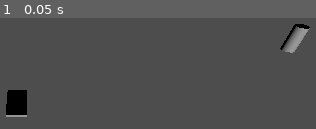
Above: before the commit, frame 1.
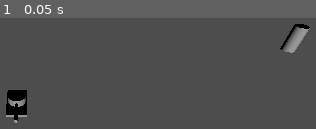
Above: after the commit, the same moment.

Repository: abody2k/field-combat-3D
Game: Godot game, scene res://testing.tscn
Same seed, same stepped clock (60 frames per second), same inputs: the game is played once before the commit and once after it. This scene is started directly instead of the project's main scene.
Inputs:
- Up to frame 1 (0.05 s): no input

The runs differ from the first frame. In frame 1, 0.3% of the frame differs, in the area x 2-9%, y 71-95%.

Commit message:
made tank rotate its cannon smoothly

Diff:
--- a/he.tscn
+++ /dev/null
@@ -1,3 +0,0 @@
-[gd_scene format=3 uid="uid://wbbuk7lyxbk5"]
-
-[node name="Node3D" type="Node3D"]
--- a/scenes/main.tscn
+++ b/scenes/main.tscn
@@ -28,28 +28,23 @@
 
 [node name="Solider" parent="." instance=ExtResource("2_nib8e")]
 transform = Transform3D(1, 0, 0, 0, 1, 0, 0, 0, 1, 50, 0, 0)
-forwardDirection = null
 speed = 5.0
 shootingRange = 5.0
 
-[node name="Camera3D" type="Camera3D" parent="."]
-transform = Transform3D(-0.0366437, 0.865444, -0.499664, 0, 0.5, 0.866026, 0.999328, 0.0317344, -0.0183219, 0, 54, 0)
-
 [node name="Enj" type="Node3D" parent="."]
-transform = Transform3D(1, 0, 0, 0, 1, 0, 0, 0, 1, 20, 0, 10)
+transform = Transform3D(1, 0, 0, 0, 1, 0, 0, 0, 1, 8, 8, 16)
 
 [node name="MeshInstance3D" type="MeshInstance3D" parent="Enj"]
 mesh = SubResource("SphereMesh_oc4nb")
 
 [node name="j" type="Node3D" parent="."]
-transform = Transform3D(1, 0, 0, 0, 1, 0, 0, 0, 1, 11.971, 0, -0.009)
+transform = Transform3D(1, 0, 0, 0, 1, 0, 0, 0, 1, 13.971, 0, 3.991)
 
 [node name="MeshInstance3D" type="MeshInstance3D" parent="j"]
 mesh = SubResource("SphereMesh_oc4nb")
 
 [node name="Solider_En" parent="." instance=ExtResource("2_nib8e")]
 transform = Transform3D(1, 0, 0, 0, 1, 0, 0, 0, 1, 99, 0, 0)
-forwardDirection = null
 speed = 5.0
 shootingRange = 5.0
 
@@ -97,6 +92,8 @@
 transform = Transform3D(-4.37114e-08, 0, 1, 0, 1, 0, -1, 0, -4.37114e-08, 40, 0, 40)
 shootingRange = 10.0
 
+[node name="Camera3D" type="Camera3D" parent="tank"]
+
 [node name="CharacterBody3D" parent="." instance=ExtResource("7_dd536")]
 transform = Transform3D(1, 0, 0, 0, 1, 0, 0, 0, 1, 8.765, 16.281, 24)
 radius = 34.0
--- a/scenes/tank.tscn
+++ b/scenes/tank.tscn
@@ -1,14 +1,21 @@
-[gd_scene load_steps=4 format=3 uid="uid://cvirbn208av86"]
+[gd_scene load_steps=6 format=3 uid="uid://cvirbn208av86"]
 
-[ext_resource type="Script" path="res://scenes/tank.gd" id="1_55653"]
+[ext_resource type="Script" path="res://scripts/tank.gd" id="1_3kk3i"]
 
 [sub_resource type="BoxMesh" id="BoxMesh_n3odf"]
 
 [sub_resource type="BoxShape3D" id="BoxShape3D_uuwtx"]
 size = Vector3(2.42341, 0.161254, 1.18398)
 
+[sub_resource type="CylinderMesh" id="CylinderMesh_f33l2"]
+height = 0.5
+
+[sub_resource type="CylinderMesh" id="CylinderMesh_rxcjj"]
+top_radius = 0.1
+bottom_radius = 0.1
+
 [node name="tank" type="CharacterBody3D"]
-script = ExtResource("1_55653")
+script = ExtResource("1_3kk3i")
 
 [node name="MeshInstance3D" type="MeshInstance3D" parent="."]
 transform = Transform3D(-1.06898e-07, 0, 1.20103, 0, 0.143507, 0, -2.44554, 0, -5.24987e-08, 0, 0, 0)
@@ -21,3 +28,14 @@
 transform = Transform3D(1, 0, 0, 0, 1, 0, 0, 0, 1, 13.2819, 0, -5.33801)
 
 [node name="shootingTimer" type="Timer" parent="."]
+
+[node name="cannonBase" type="MeshInstance3D" parent="."]
+transform = Transform3D(1, 0, 0, 0, 1, 0, 0, 0, 1, 0, 0.205609, 0)
+mesh = SubResource("CylinderMesh_f33l2")
+
+[node name="cannon" type="Node3D" parent="cannonBase"]
+
+[node name="canon" type="MeshInstance3D" parent="cannonBase/cannon"]
+transform = Transform3D(1, 0, 0, 0, -4.37114e-08, -1, 0, 1, -4.37114e-08, 3.72529e-08, 0, 0.974895)
+mesh = SubResource("CylinderMesh_rxcjj")
+skeleton = NodePath("../..")
--- a/scripts/AI.gd
+++ b/scripts/AI.gd
@@ -8,7 +8,7 @@
 enum  {SEARCHING, SHOOTING,DISABLED}
 var path : PackedVector2Array
 var state = 0
-
+var finishedAiming : bool = false
 ##used by flying objects
 func flyAround(delta : float):
 	pass
@@ -62,6 +62,9 @@
 func move(delta : float =0):
 	pass
 
+## called when an object is about to attack, it aims first then it attacks
+func aiming(delta : float):
+	pass
 
 func _physics_process(delta):
 
@@ -73,6 +76,7 @@
 			pass
 		SHOOTING:
 			flyAround(delta)
+			aiming(delta)
 #		#WRITE SHOOTING SCRIPT
 #			onShooting()
 #			pass
--- a/scripts/Solider.gd
+++ b/scripts/Solider.gd
@@ -40,6 +40,10 @@
 
 
 func _on_shooting_timer_timeout():
+	if not finishedAiming:
+		return
+
+
 	if name.find("En")>=0 :
 		print("Shooting as AI")
 	else:
--- a/scenes/tank.gd
+++ b/scripts/tank.gd
@@ -11,7 +11,17 @@
 
 #	target = get_parent_node_3d().get_node("target")
 
+func aiming(delta : float):
+	var b = Basis()
+	$cannonBase.basis = $cannonBase.basis.slerp(Basis.looking_at(Vector3(target.position.x,0,target.position.z)- $cannonBase.global_position),delta)
+	b= Basis()
+	if not Vector3(0,target.position.y,0)-$cannonBase/cannon.position == Vector3.ZERO:
+		$cannonBase/cannon.basis = $cannonBase/cannon.basis.slerp(Basis.looking_at(target.position-$cannonBase/cannon.global_position),delta)
+	# taking the direction vector (difference between target and current object positions) normalizing it and doing
+	#dot product gives us a check if an object is looking at another one, using a threshold like 0.9 means they
+	#are looking at each other directly
 
+	pass
 func move(delta : float =0):
 
 #	print(rad_to_deg(position.angle_to(target.position)))
